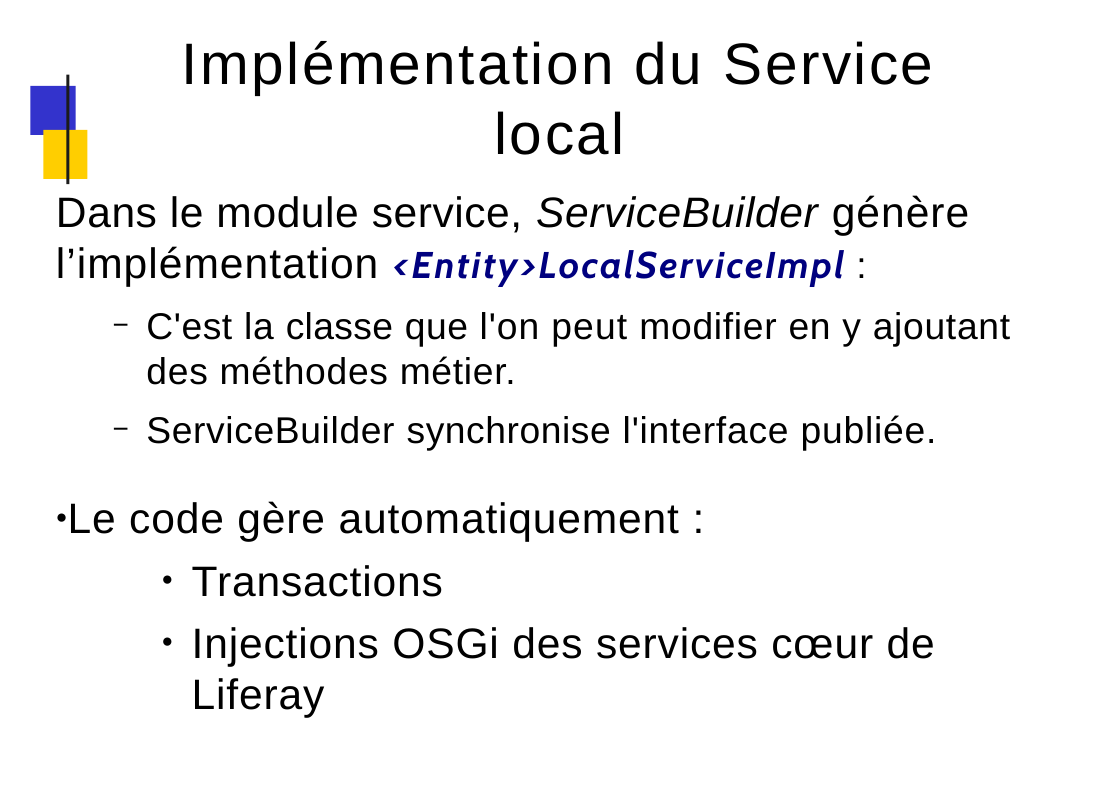
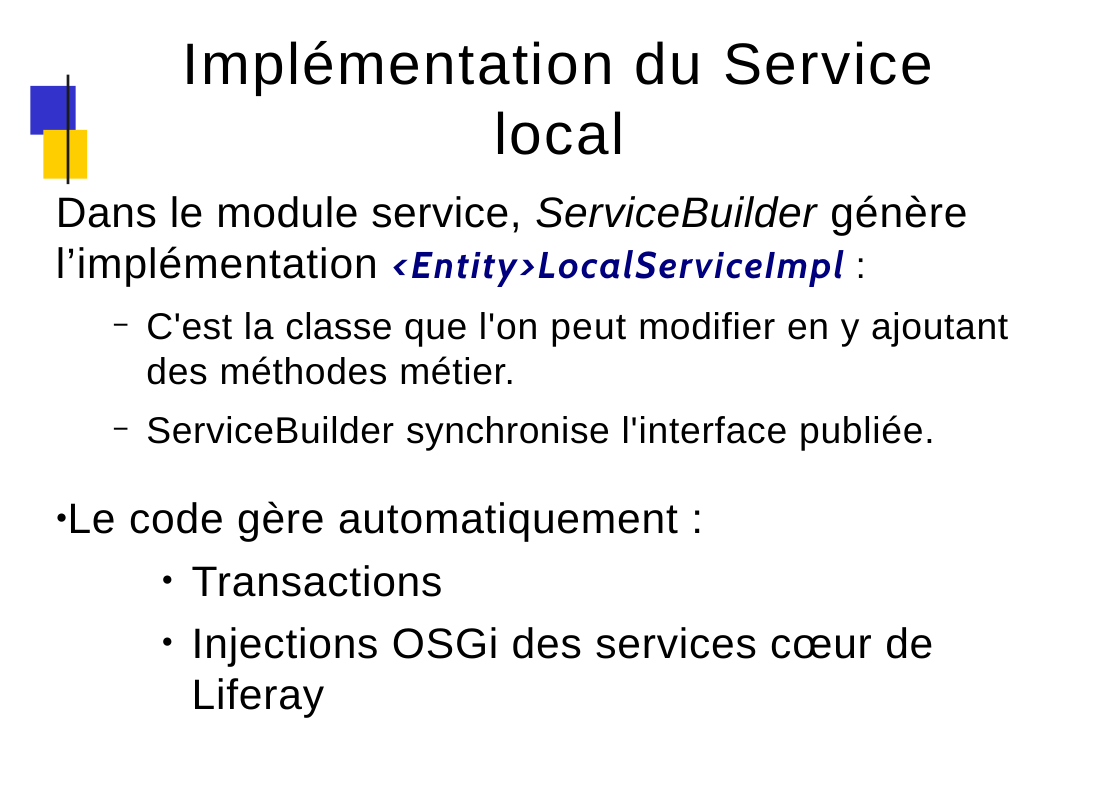
Before and after one commit to dthibau/liferay, a slide deck: slide 167 of Lrd7.pptx. Drawn at 1120x791 pixels with LibreOffice and Linux fonts; fonts in the diff are those of the drawing; background and template pictures are left out. Boxes give left, top, right and bottom in pixels: in the first picture for what was removed or moved away, otherwise in the second. Text is boxed around its words. In the diff, an @@ line names an element or a change of style, - is before the commit and + after.

```diff
--- a/Lrd7.pptx
+++ b/Lrd7.pptx
@@ text at (146,312,1008,451): letter spacing 0.5 to 0.4 pt in "C'est que", "synchronise" @@
```
Also in this commit, not shown: 213 other slides changed, 1 slide added, 1 slide removed, 1 other file.
